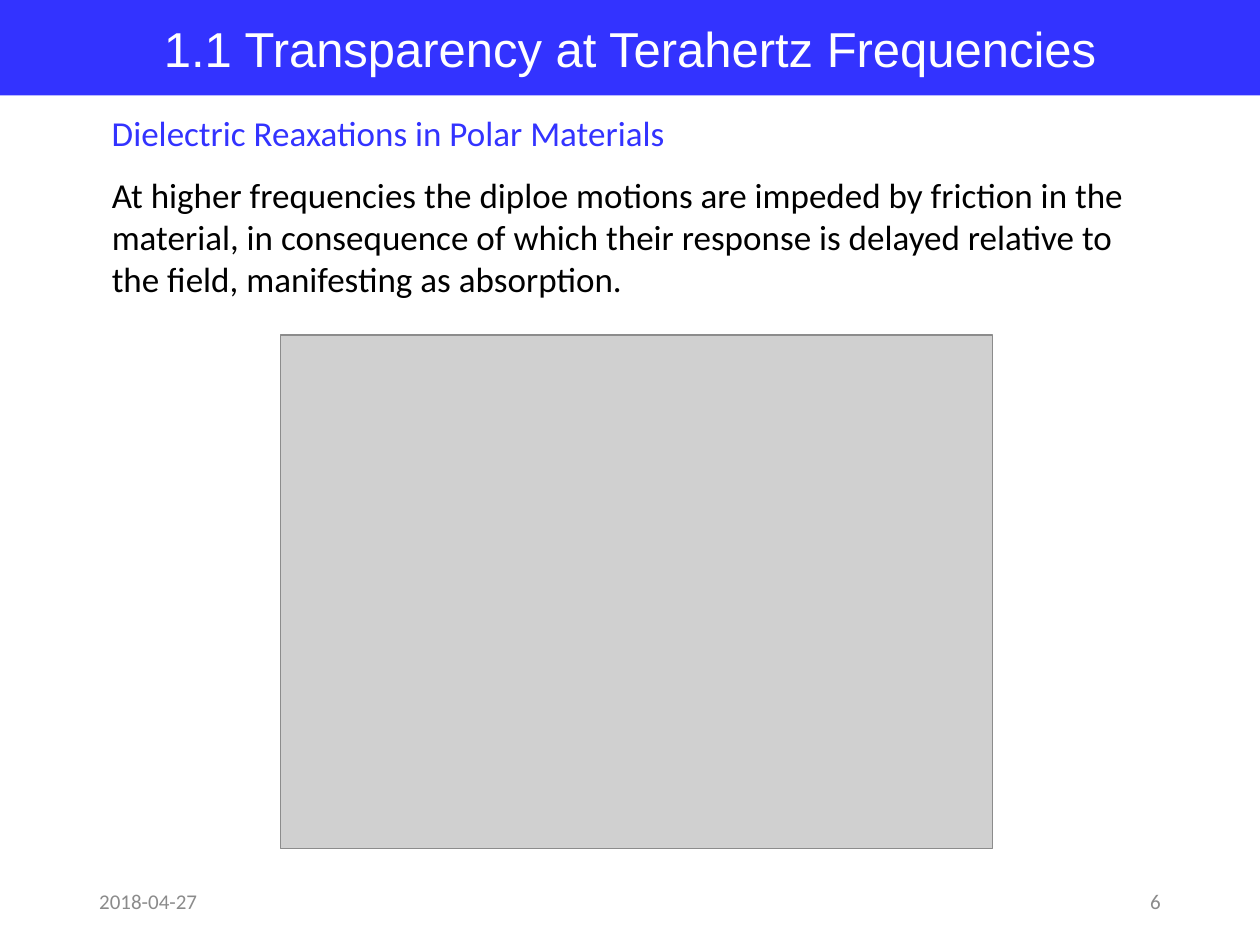
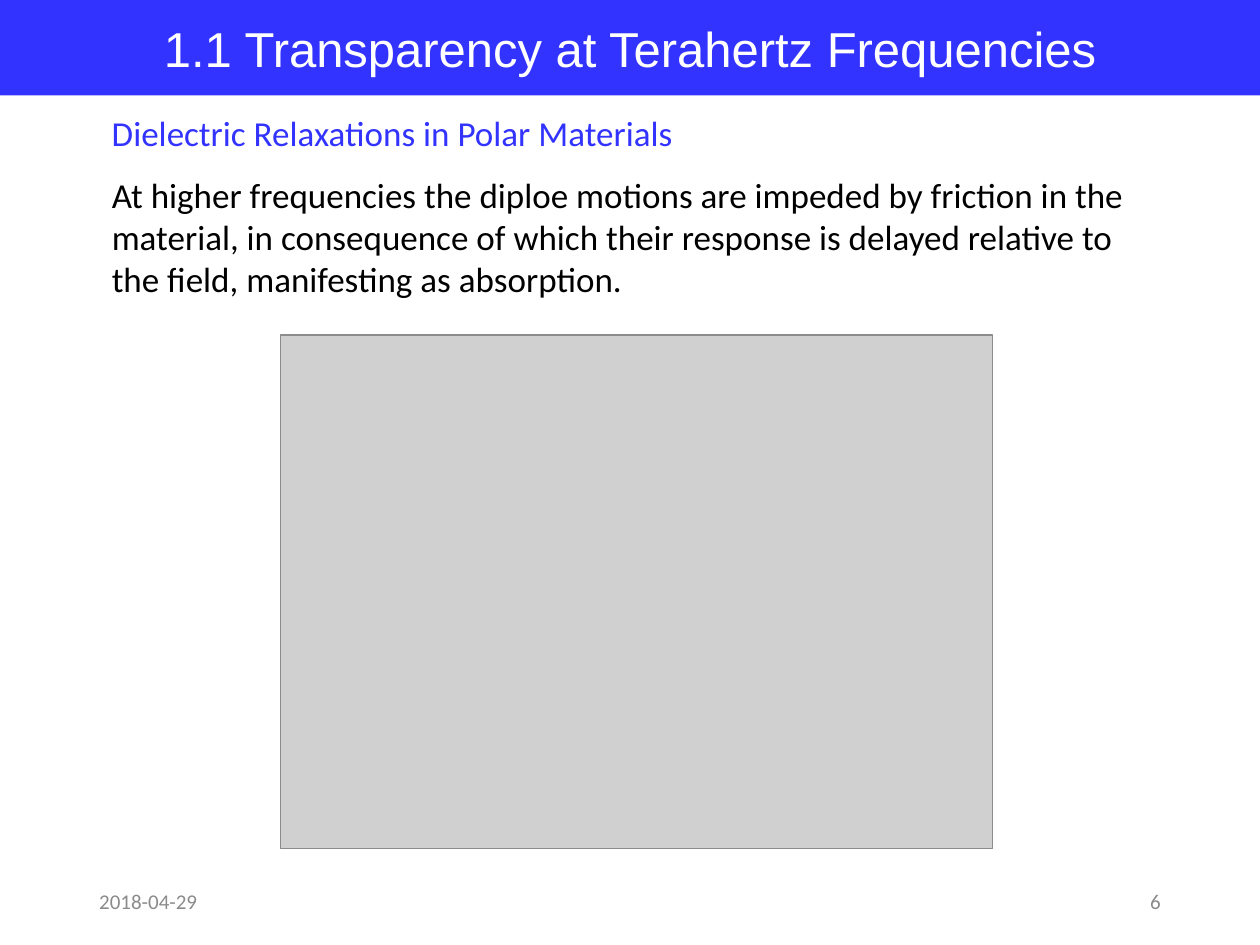
Before and after one commit to jglee96/NBTP_Lab, a slide deck: slide 6 of Terahertz Metrology/Ch8/Terahertz Metrology_Ch8.pptx. Drawn at 1260x945 pixels with LibreOffice and Linux fonts; fonts in the diff are those of the drawing; grey boxes stand for pictures. Boxes give left, top, right and bottom in pixels: in the first picture for what was removed or moved away, otherwise in the second. Text is boxed around its words. In the diff, an @@ line names an element or a change of style, - is before the commit and + after.

```diff
--- a/Terahertz Metrology/Ch8/Terahertz Metrology_Ch8.pptx
+++ b/Terahertz Metrology/Ch8/Terahertz Metrology_Ch8.pptx
@@ text at [112, 121, 672, 147]: text changed @@
-Dielectric Reaxations in Polar Materials
+Dielectric Relaxations in Polar Materials
@@ text at [99, 895, 197, 909]: text changed @@
-2018-04-27
+2018-04-29
```
Also in this commit, not shown: 25 other slides changed, 3 slides added, 2 slides removed, 3 other files.
